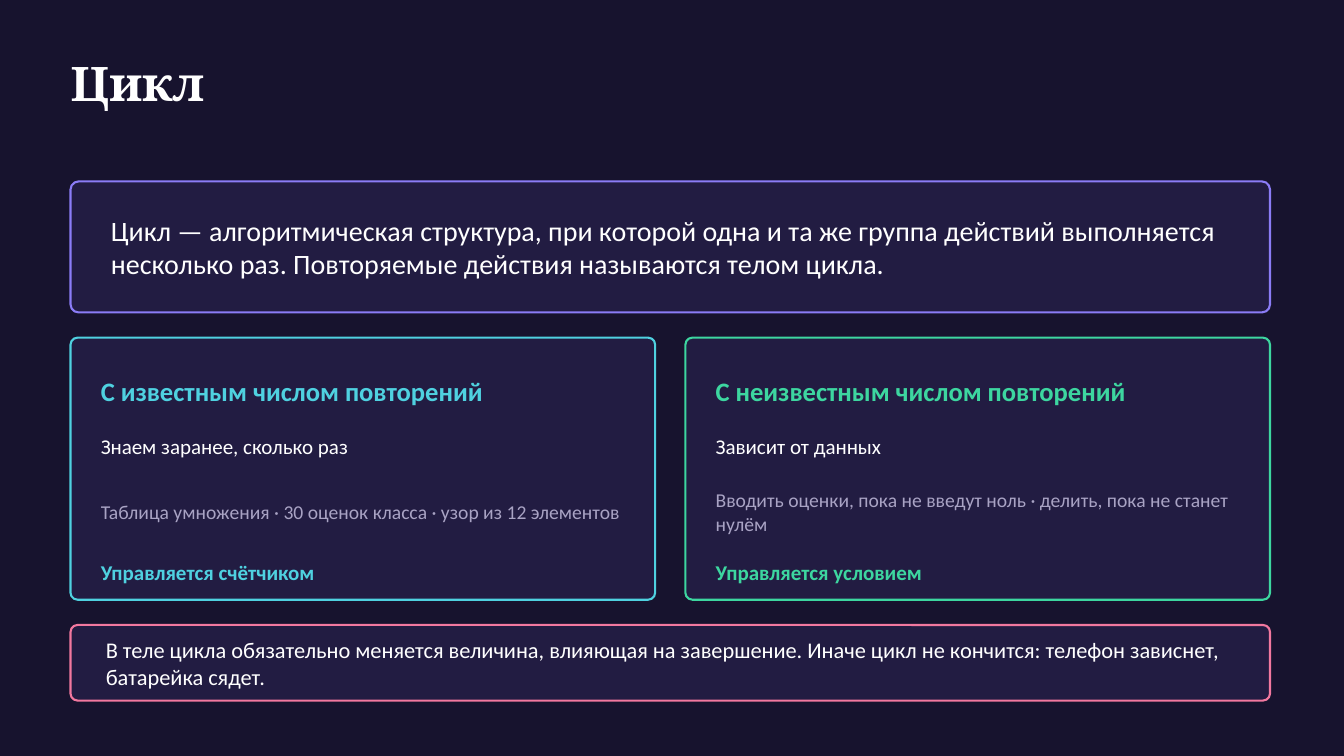
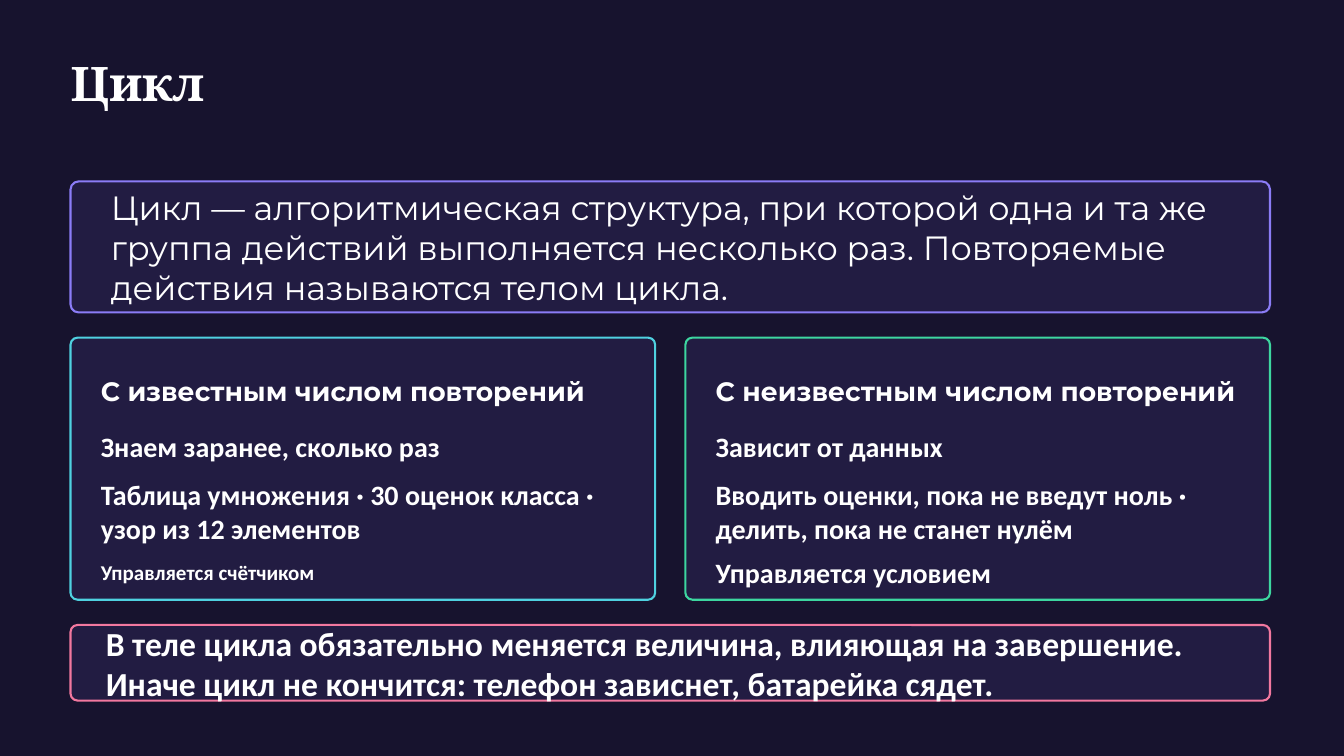
Before and after one commit to MuhammadMusa1/Pulotovschool, a slide deck: slide 3 of 10 класс/urok3/Презентация_занятие3_ред2.pptx. Drawn at 1344x756 pixels with LibreOffice and Linux fonts; fonts in the diff are those of the drawing. Boxes give left, top, right and bottom in pixels: in the first picture for what was removed or moved away, otherwise in the second. Text is boxed around its words. In the diff, an @@ line names an element or a change of style, - is before the commit and + after.

```diff
--- a/10 класс/urok3/Презентация_занятие3_ред2.pptx
+++ b/10 класс/urok3/Презентация_занятие3_ред2.pptx
@@ text "Цикл — алгоритмическая структура, при ..." at (x1=111, y1=195, x2=1207, y2=305): size 20 to 24 pt, font Calibri to Montserrat @@
@@ text "С известным числом повторений" at (x1=101, y1=381, x2=585, y2=406): font Calibri to Montserrat, text colour #4FD1E0 to #FFFFFF @@
@@ text "С неизвестным числом повторений" at (x1=716, y1=381, x2=1236, y2=406): font Calibri to Montserrat, text colour #3DD6A0 to #FFFFFF @@
@@ text "Знаем заранее, сколько раз" at (x1=101, y1=438, x2=440, y2=462): size 15 to 20 pt, bold on @@
@@ text "Зависит от данных" at (x1=716, y1=438, x2=943, y2=462): size 15 to 20 pt, bold on @@
@@ text "Таблица умножения · 30 оценок ..." at (x1=101, y1=485, x2=580, y2=544): size 14 to 20 pt, text colour #A9A3C4 to #FFFFFF, bold on @@
@@ text "Вводить оценки, пока не введут ..." at (x1=716, y1=487, x2=1173, y2=544): size 14 to 20 pt, text colour #A9A3C4 to #FFFFFF, bold on @@
@@ text "Управляется счётчиком" at (x1=101, y1=566, x2=315, y2=584): text colour #4FD1E0 to #FFFFFF @@
@@ text "Управляется условием" at (x1=716, y1=565, x2=991, y2=588): size 15 to 20 pt, text colour #3DD6A0 to #FFFFFF @@
@@ text "В теле цикла обязательно меняется ..." at (x1=106, y1=633, x2=1183, y2=702): size 16 to 24 pt, bold on @@
```
Also in this commit, not shown: 19 other slides changed, 1 other file.
